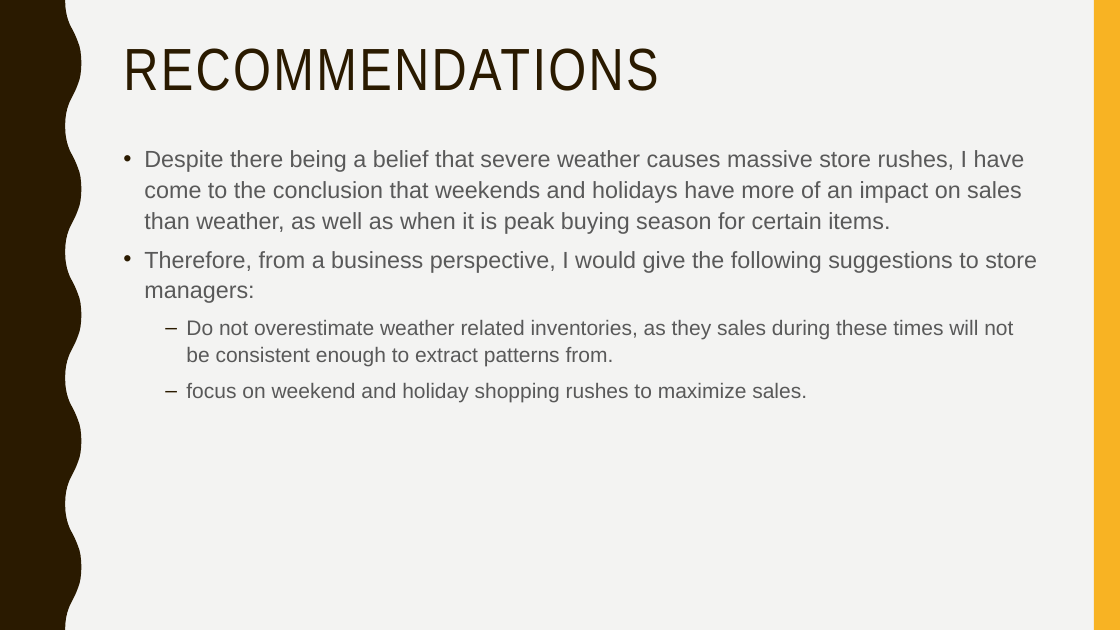
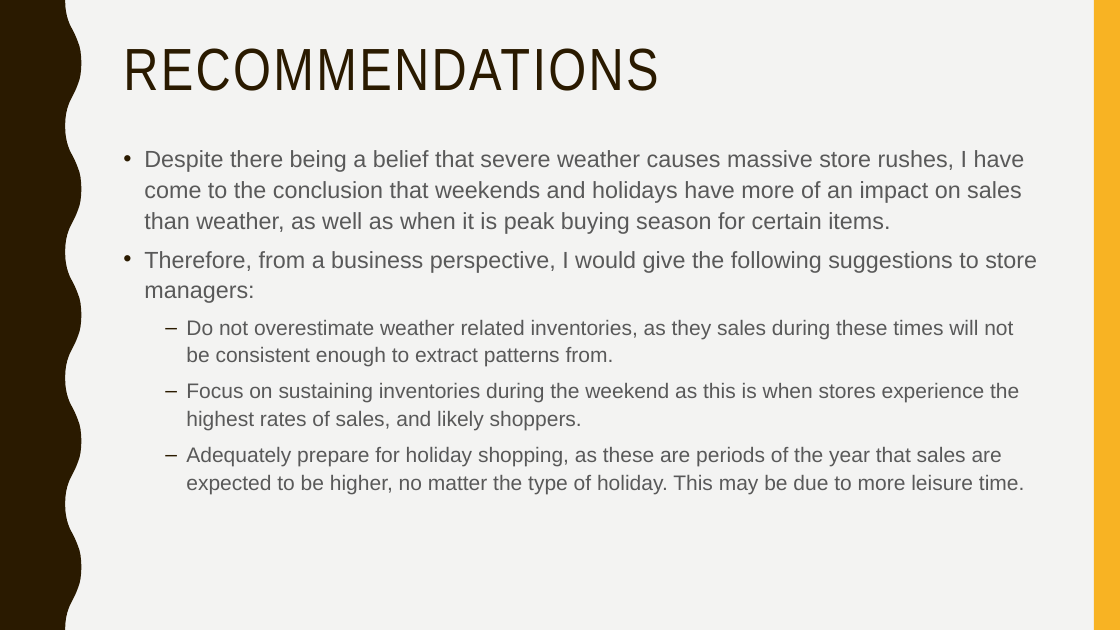
Before and after one commit to vpatel94/springboard, a slide deck: slide 10 of capstone project/final/Capstone Project Presentation.pptx. Drawn at 1120x630 pixels with LibreOffice and Linux fonts; fonts in the diff are those of the drawing. Boxes give left, top, right and bottom in pixels: in the first picture for what was removed or moved away, otherwise in the second. Text is boxed around its words. In the diff, an @@ line names an element or a change of style, - is before the commit and + after.

```diff
--- a/capstone project/final/Capstone Project Presentation.pptx
+++ b/capstone project/final/Capstone Project Presentation.pptx
@@ text at box(186, 383, 1024, 494): text changed @@
-  – focus on weekend and holiday shopping rushes to maximize sales.
+  – Focus on sustaining inventories during the weekend as this is when stores experience the highest rates of sales, and likely shoppers.
+  – Adequately prepare for holiday shopping, as these are periods of the year that sales are expected to be higher, no matter the type of holiday. This may be due to more leisure time.
```
Also in this commit, not shown: 1 other slide changed, 1 slide added, 1 slide removed, 1 other file.
